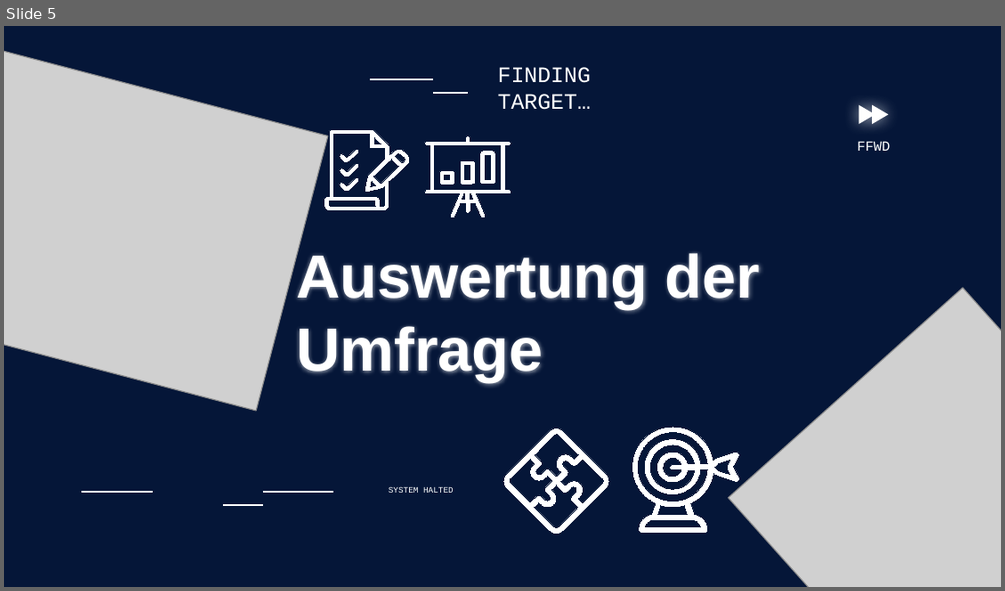
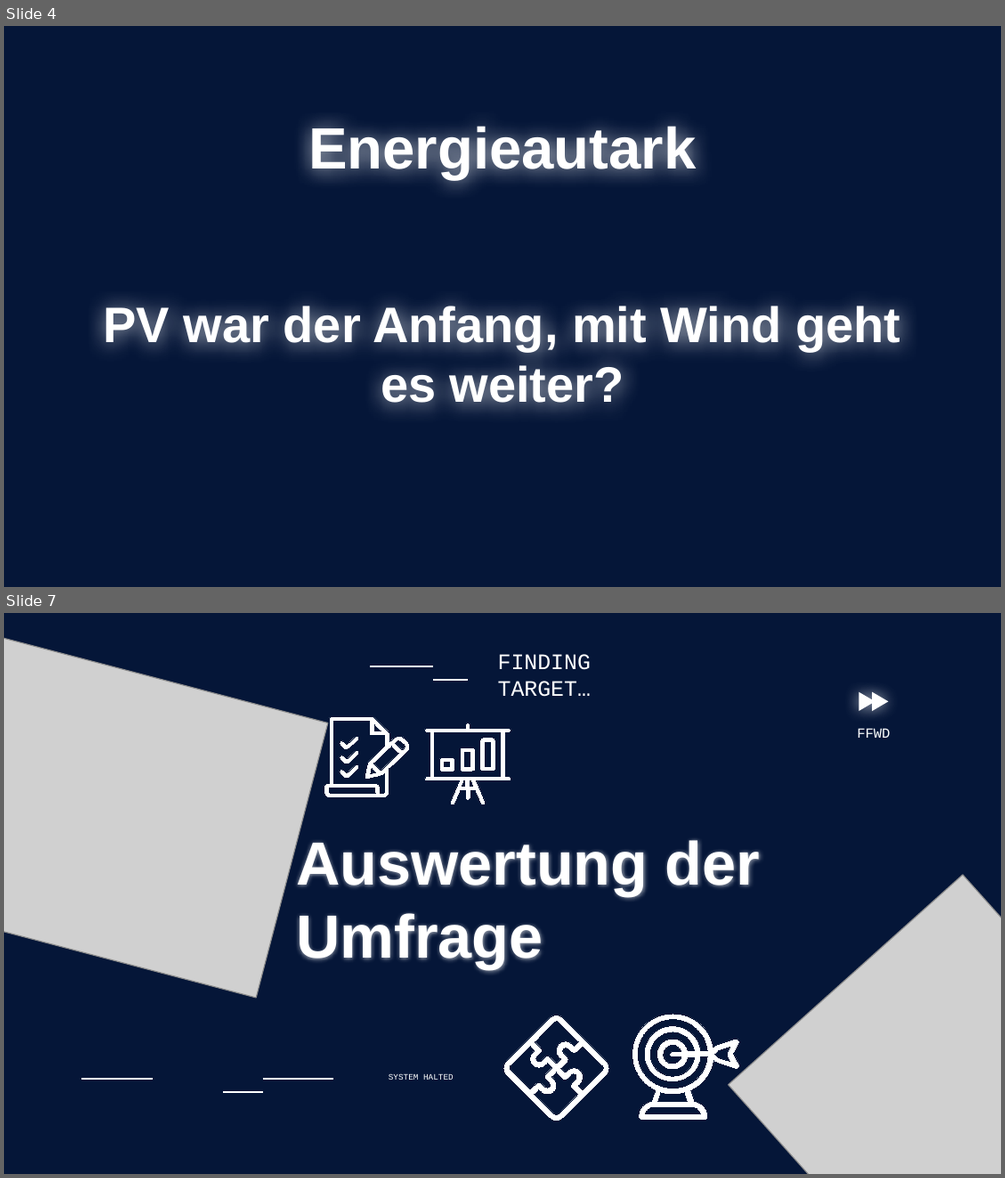
Before and after one commit to Nydery/leotopia, a slide deck: pptx/UmfrageErgebnissePLUSPlatformenUNDDashboard.pptx. Shown one above the other, each under a label of ours: slide 5 before the commit, slides 4 and 7 after it; the slides between them are not shown. The pictures are 1005x591 and 1005x1178 pixels, drawn with LibreOffice and Linux fonts; fonts in the diff are those of the drawing; grey boxes stand for pictures; background and template pictures are left out. Boxes give left, top, right and bottom in pixels: in the first picture for what was removed or moved away, otherwise in the second. Text is boxed around its words. In the diff, an @@ line names an element or a change of style, - is before the commit and + after.

```diff
--- a/pptx/UmfrageErgebnissePLUSPlatformenUNDDashboard.pptx
+++ b/pptx/UmfrageErgebnissePLUSPlatformenUNDDashboard.pptx
@@ slide 4 added at <box>4,26,1001,587</box>, background picture (left out) @@
@@ text added at <box>308,122,696,179</box>, 42 pt, text #FFFFFF, bold @@
+Energieautark
@@ title added at <box>104,303,900,410</box>, 36 pt, text #FFFFFF, bold @@
+PV war der Anfang, mit Wind geht es weiter?
@@ what was slide 5 is now slide 7 @@
```
Also in this commit, not shown: 5 slides changed, 4 other slides added, 1 slide removed.
